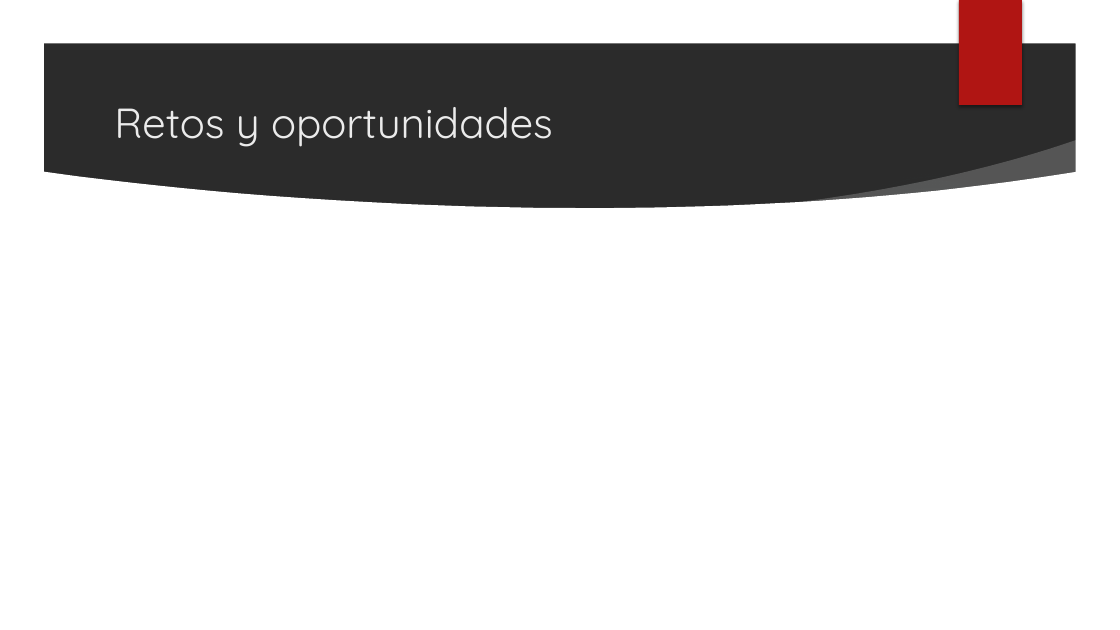
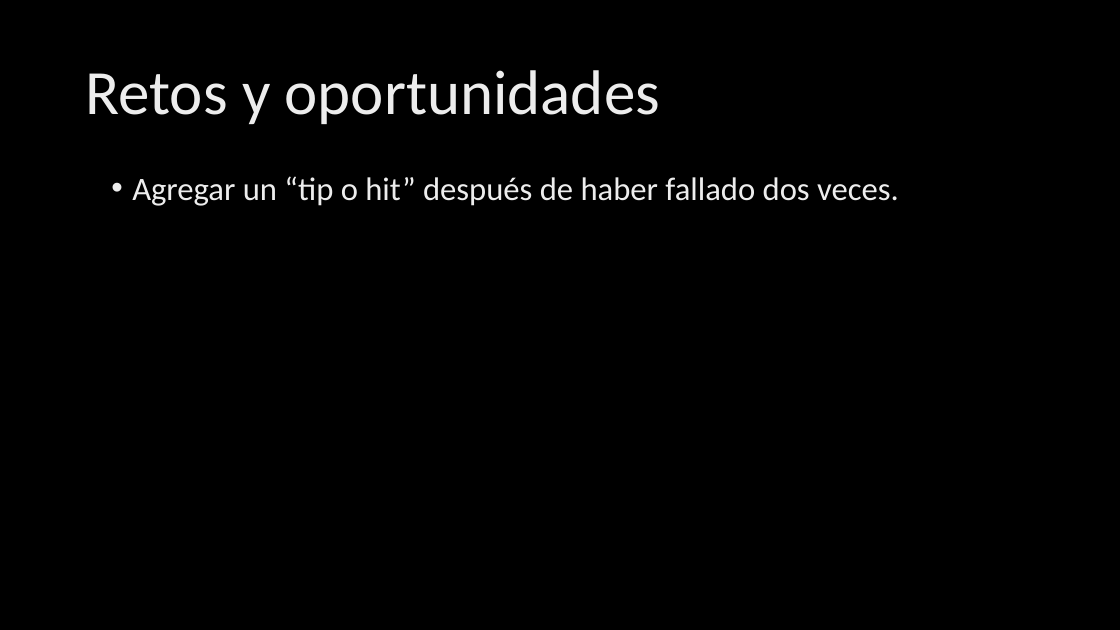
Before and after one commit to ta-data-mexpt/project-build-your-own-game, a slide deck: slide 4 of your-project/Proyecto 1 - Juego.pptx. Drawn at 1120x630 pixels with LibreOffice and Linux fonts; fonts in the diff are those of the drawing; background and template pictures are left out; a plain dark background stands for a picture behind light text. Boxes give left, top, right and bottom in pixels: in the first picture for what was removed or moved away, otherwise in the second. Text is boxed around its words. In the diff, an @@ line names an element or a change of style, - is before the commit and + after.

```diff
--- a/your-project/Proyecto 1 - Juego.pptx
+++ b/your-project/Proyecto 1 - Juego.pptx
@@ group removed at (0, 0, 1120, 630): 3 ellipses, 3 freeform shapes @@
@@ rectangle removed at (959, 0, 1022, 105) @@
@@ title "Retos y oportunidades": place and size @@
-title "Retos y oportunidades" at (114, 107, 553, 147)
+title "Retos y oportunidades" at (85, 70, 660, 124)
@@ title "Retos y oportunidades" at (85, 70, 660, 124): size 36 to 54 pt, font Quicksand to Calibri, text colour #EBEBEB to gradient #BFBFBF to #EDEDED to #FFFFFF; line spacing 1 to 0.9 @@
@@ text added at (132, 176, 899, 206), 28 pt, text gradient #BFBFBF to #EDEDED to #FFFFFF @@
+• Agregar un “tip o hit” después de haber fallado dos veces.
```
Also in this commit, not shown: 1 other slide changed, 3 slides added, 2 slides removed, 9 other files.
